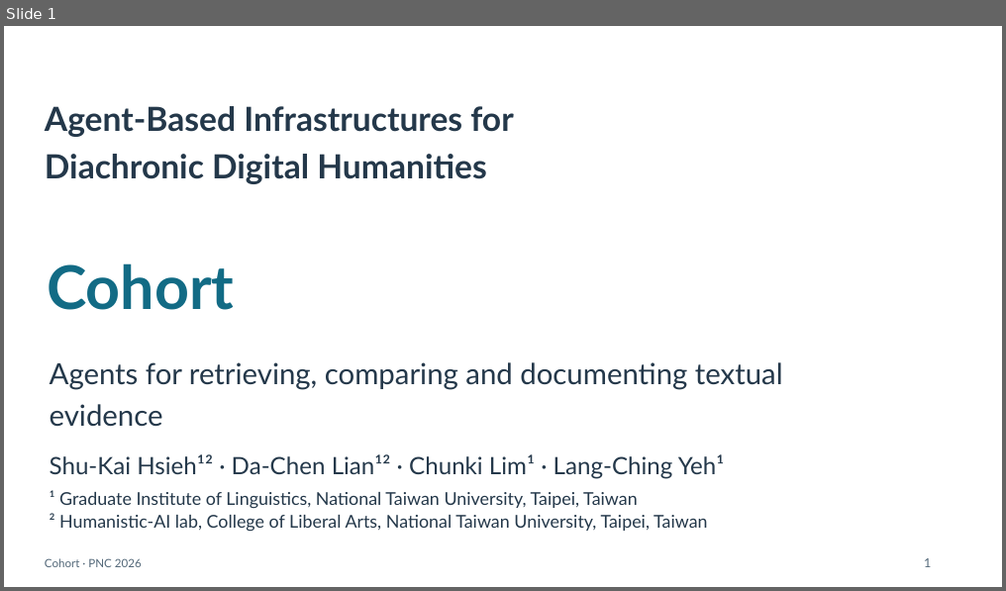
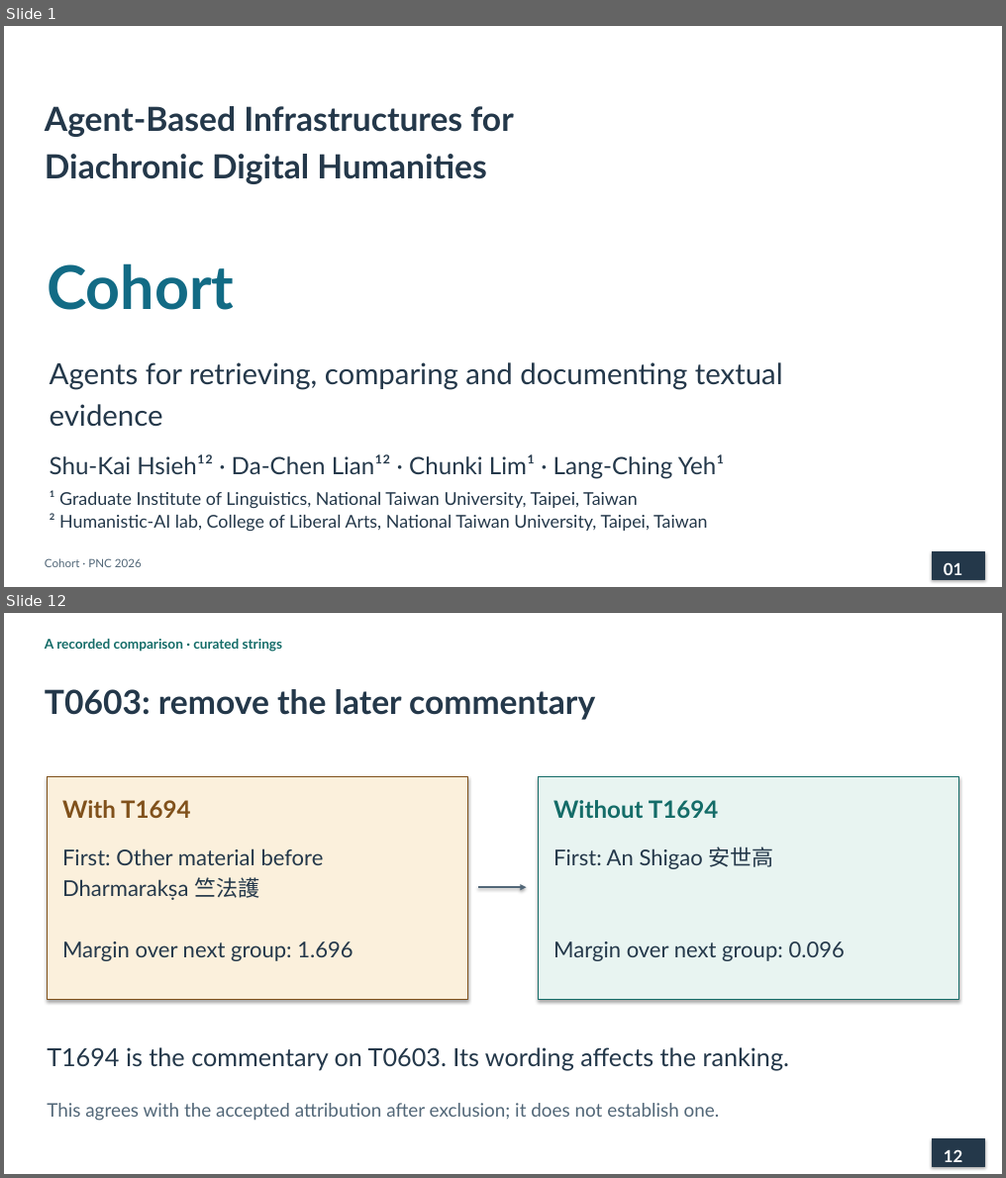
Before and after one commit to lopentu/cohort, a slide deck: docs/presentation/cohort-pnc-2026.pptx. Shown one above the other, each under a label of ours: slide 1 before the commit, slides 1 and 12 after it; the slides between them are not shown. The pictures are 1006x591 and 1006x1178 pixels, drawn with LibreOffice and Linux fonts; fonts in the diff are those of the drawing. Boxes give left, top, right and bottom in pixels: in the first picture for what was removed or moved away, otherwise in the second. Text is boxed around its words. In the diff, an @@ line names an element or a change of style, - is before the commit and + after.

```diff
--- a/docs/presentation/cohort-pnc-2026.pptx
+++ b/docs/presentation/cohort-pnc-2026.pptx
@@ slide 12 added at <box>4,613,1002,1174</box>, background #FFFFFF @@
@@ text added at <box>45,639,282,652</box>, 13 pt, text #146C68, bold @@
+A recorded comparison · curated strings
@@ text added at <box>45,689,595,720</box>, 32 pt, text #24384A, bold @@
+T0603: remove the later commentary
@@ rectangle added at <box>47,777,467,1000</box>, fill #FBF0DC, outline #80511B 1 pt @@
@@ rectangle added at <box>539,777,959,1000</box>, fill #E8F4F1, outline #146C68 1 pt @@
@@ text added at <box>62,800,191,818</box>, 23 pt, text #80511B, bold @@
+With T1694
@@ text added at <box>553,800,719,818</box>, 23 pt, text #146C68, bold @@
+Without T1694
@@ text added at <box>62,849,352,961</box>, 21 pt, text #24384A @@
+First: Other material before
+Dharmarakṣa 竺法護
+Margin over next group: 1.696
@@ text added at <box>553,847,845,961</box>, 21 pt, text #24384A @@
+First: An Shigao 安世高
+Margin over next group: 0.096
@@ arrow added from (478, 888) to (527, 888), #526778 1.5 pt @@
@@ text added at <box>47,1048,790,1070</box>, 24 pt, text #24384A @@
+T1694 is the commentary on T0603. Its wording affects the ranking.
@@ text added at <box>47,1103,720,1121</box>, 18 pt, text #526778 @@
+This agrees with the accepted attribution after exclusion; it does not establish one.
@@ rectangle added at <box>933,1140,985,1166</box>, fill #24384A, outline #24384A 1 pt @@
@@ text added at <box>944,1150,962,1162</box>, 16 pt, text #FFFFFF, bold @@
+12
@@ slide 1 changed as well @@
@@ text removed at <box>924,559,931,568</box> @@
-1
@@ rectangle added at <box>933,553,985,579</box>, fill #24384A, outline #24384A 1 pt @@
@@ text added at <box>944,563,962,575</box>, 16 pt, text #FFFFFF, bold @@
+01
```
Also in this commit, not shown: 18 other slides added, 34 slides removed, 6 other files.
